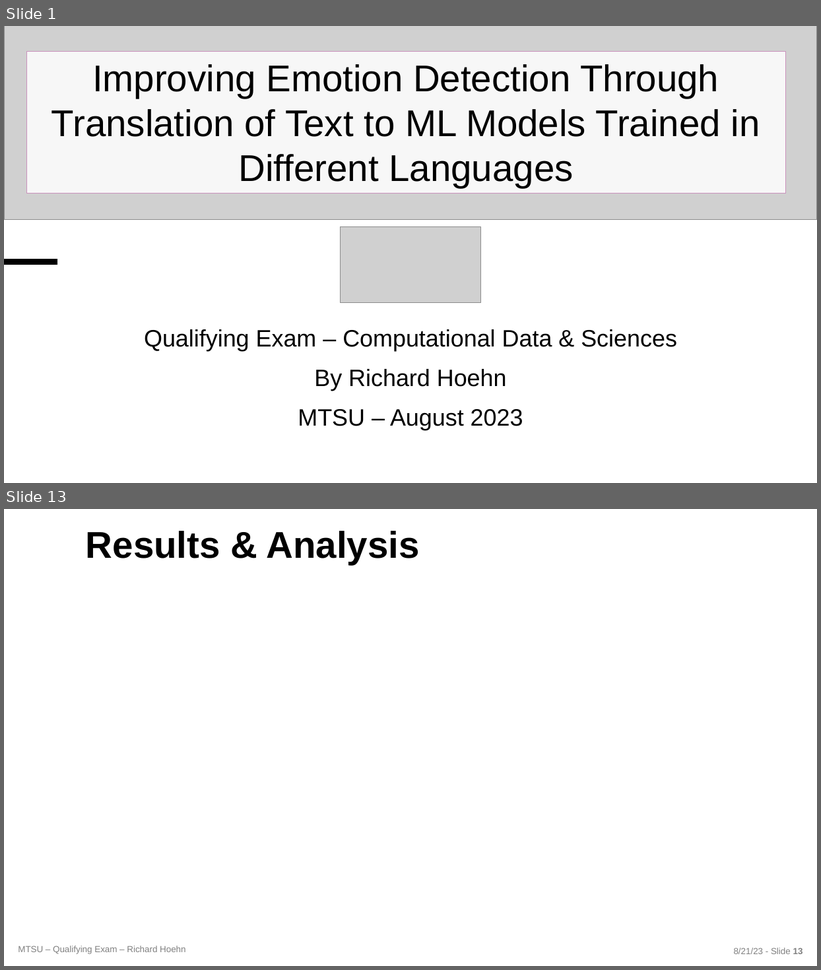
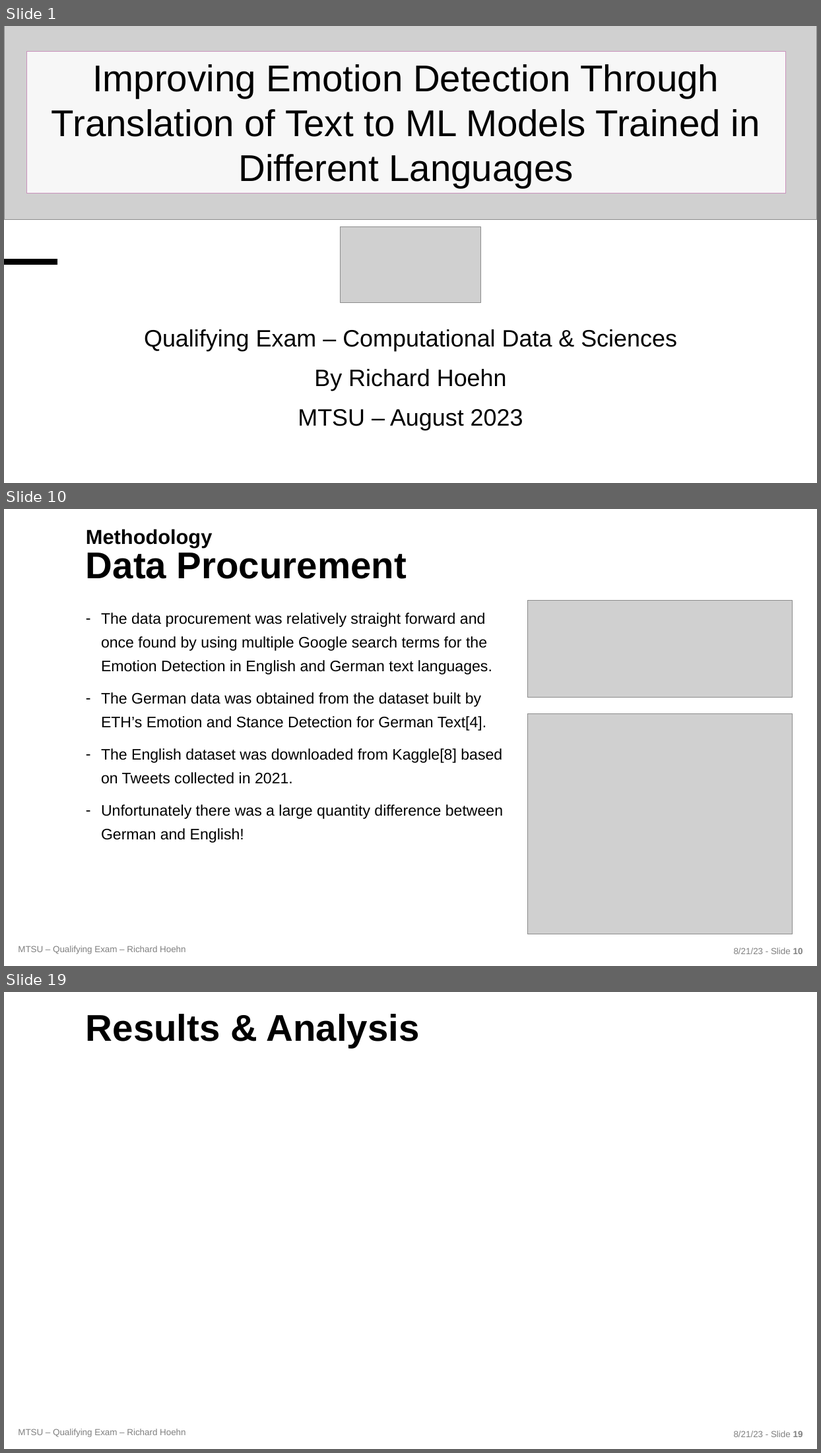
Before and after one commit to richardhoehn/mtsu.coms.qualifying-exam, a slide deck: presentation/COMS_Qualifying_Exam-2023-08-21.pptx. Shown one above the other, each under a label of ours: slides 1 and 13 before the commit, slides 1, 10 and 19 after it; the slides between them are not shown. The pictures are 821x970 and 821x1453 pixels, drawn with LibreOffice and Linux fonts; fonts in the diff are those of the drawing; grey boxes stand for pictures; background and template pictures are left out. Boxes give left, top, right and bottom in pixels: in the first picture for what was removed or moved away, otherwise in the second. Text is boxed around its words. In the diff, an @@ line names an element or a change of style, - is before the commit and + after.

```diff
--- a/presentation/COMS_Qualifying_Exam-2023-08-21.pptx
+++ b/presentation/COMS_Qualifying_Exam-2023-08-21.pptx
@@ slide 10 added at (4,509,817,966), background picture (left out); not listed: 2 template elements that a slide beside it also shows @@
@@ title added at (86,529,407,579), 44 pt, text #000000, bold @@
+Methodology
+Data Procurement
@@ picture added at (527,601,792,698) @@
@@ text added at (101,613,503,843), 18 pt, text #000000 @@
+– The data procurement was relatively straight forward and once found by using multiple Google search terms for the Emotion Detection in English and German text languages.
+– The German data was obtained from the dataset built by ETH’s Emotion and Stance Detection for German Text[4].
+– The English dataset was downloaded from Kaggle[8] based on Tweets collected in 2021.
+– Unfortunately there was a large quantity difference between German and English!
@@ picture added at (527,714,792,935) @@
@@ what was slide 13 is now slide 19 @@
```
Also in this commit, not shown: 6 slides changed, 14 other slides added, 8 slides removed, 14 other files.
